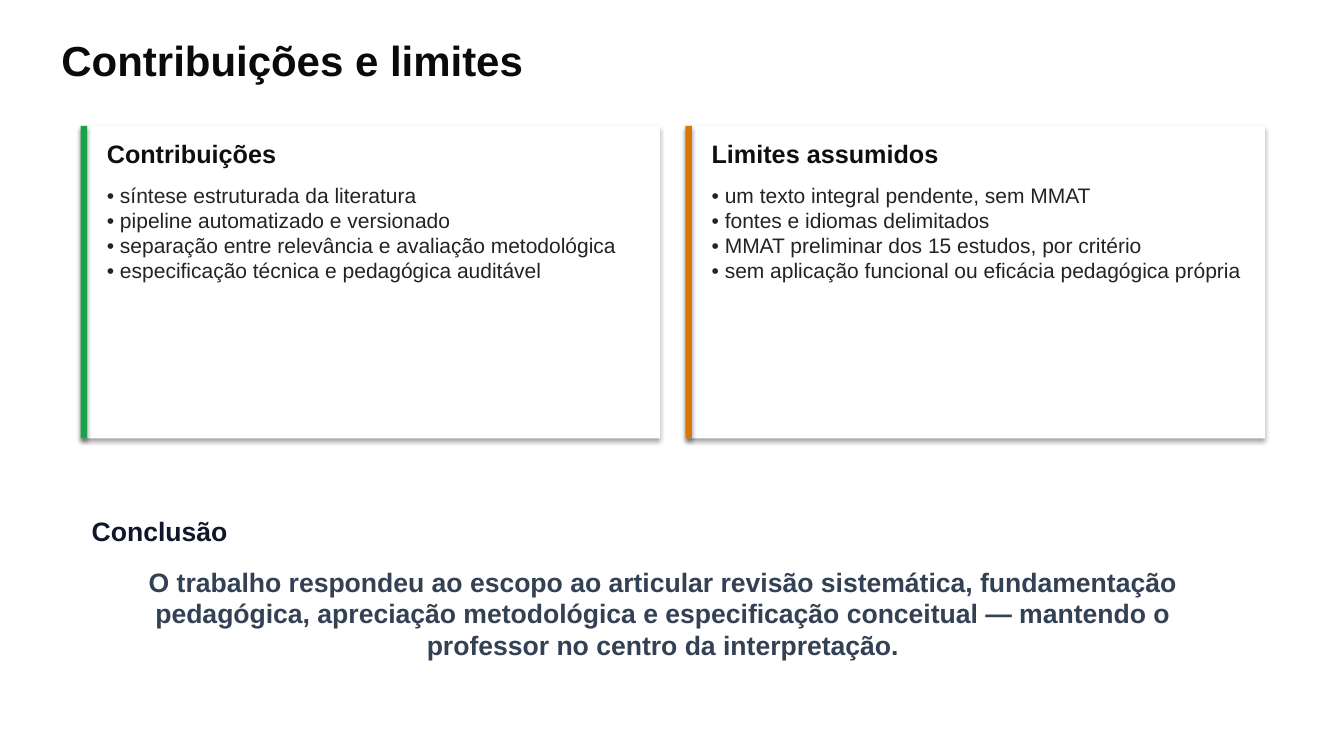
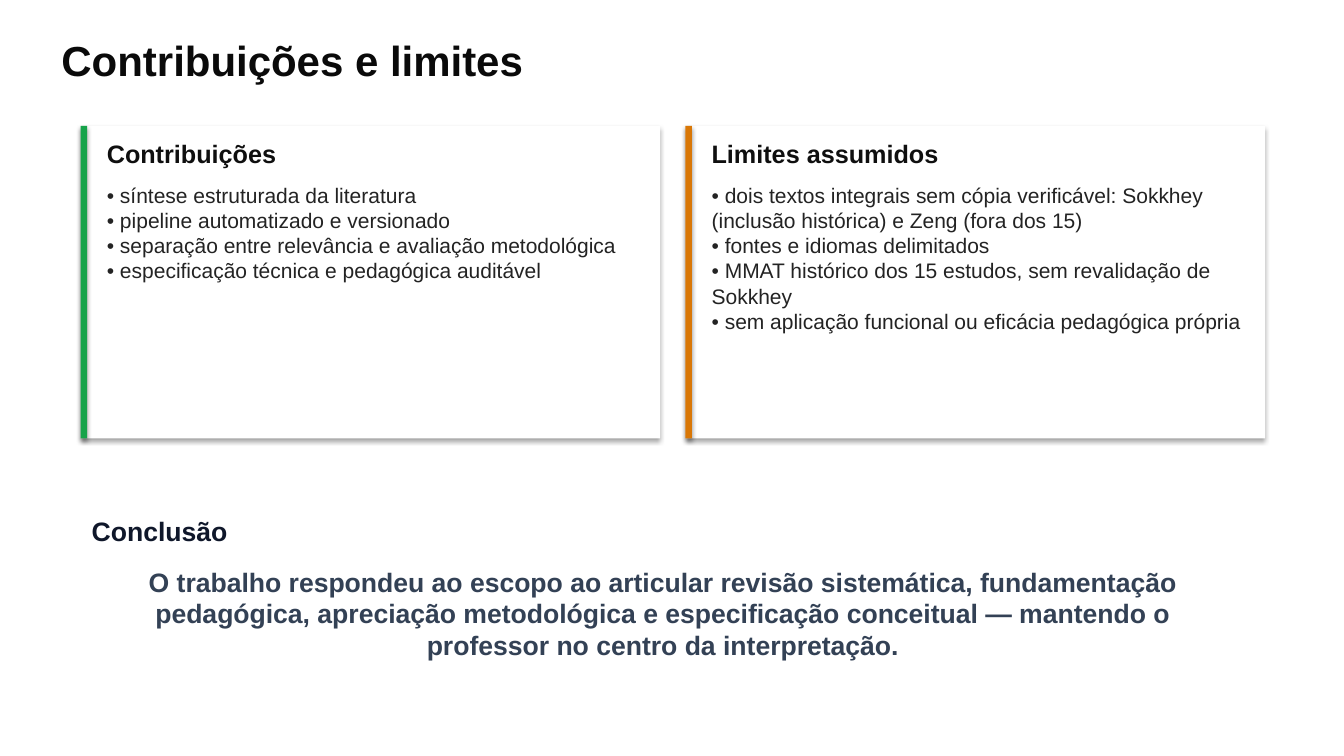
Before and after one commit to thalesfb/ccw, a slide deck: slide 18 of results/tcc/presentation/ensino_personalizado_de_matematica_tcc.pptx. Drawn at 1344x756 pixels with LibreOffice and Linux fonts; fonts in the diff are those of the drawing. Boxes give left, top, right and bottom in pixels: in the first picture for what was removed or moved away, otherwise in the second. Text is boxed around its words. In the diff, an @@ line names an element or a change of style, - is before the commit and + after.

Commit message:
:memo: docs(tcc): reconcile Sokkhey retrieval flow

```diff
--- a/results/tcc/presentation/ensino_personalizado_de_matematica_tcc.pptx
+++ b/results/tcc/presentation/ensino_personalizado_de_matematica_tcc.pptx
@@ text at [712, 187, 1240, 333]: text changed @@
-• um texto integral pendente, sem MMAT
-• fontes e idiomas delimitados
-• MMAT preliminar dos 15 estudos, por critério
-• sem aplicação funcional ou eficácia pedagógica própria
+• dois textos integrais sem cópia verificável: Sokkhey (inclusão histórica) e Zeng (fora dos 15)
+• fontes e idiomas delimitados
+• MMAT histórico dos 15 estudos, sem revalidação de Sokkhey
+• sem aplicação funcional ou eficácia pedagógica própria
```
Also in this commit, not shown: 3 other slides changed, 55 other files.
